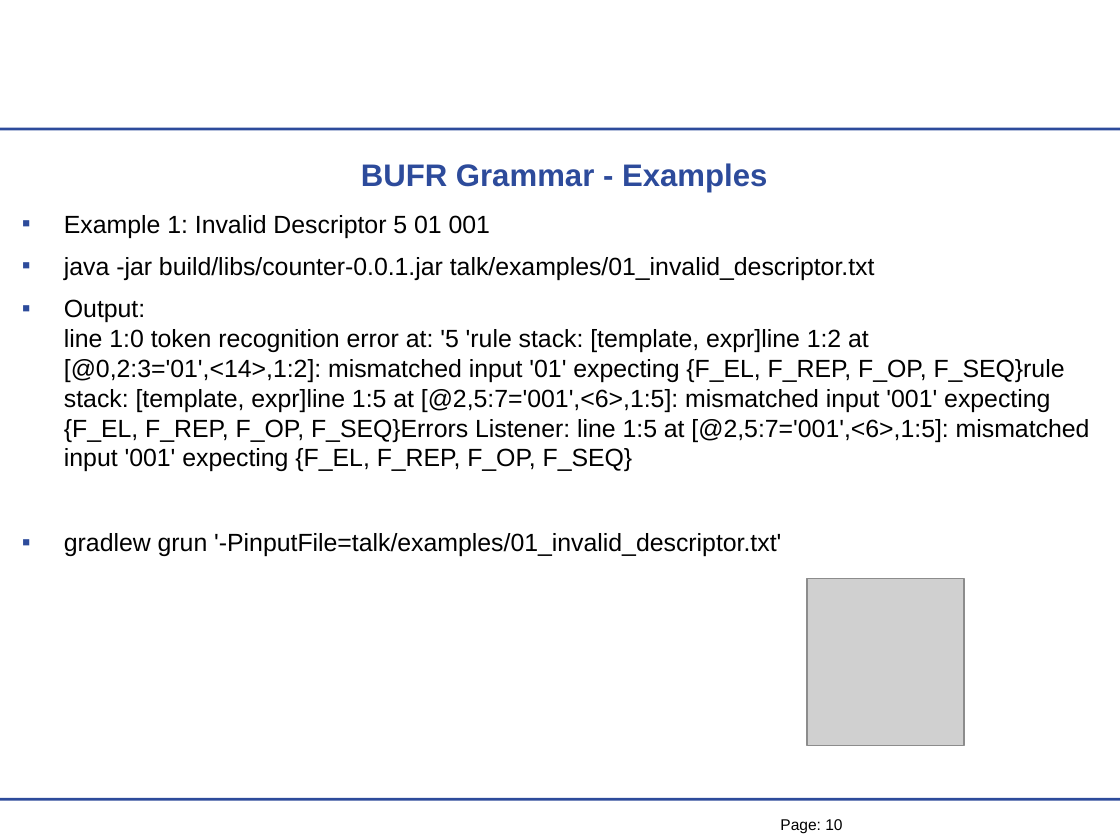
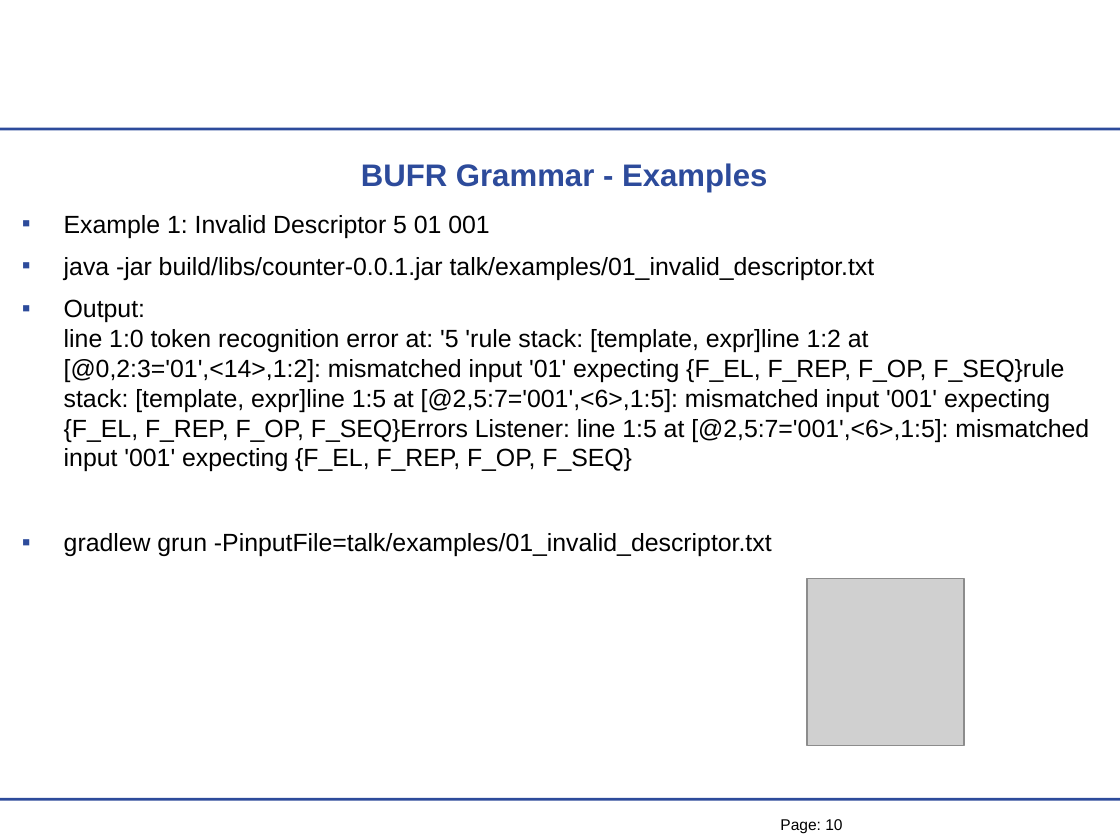
Before and after one commit to mheene/bufr-grammar, a slide deck: slide 10 of talk/BUFR-Grammar-Talk.ppt. Drawn at 1120x840 pixels with LibreOffice and Linux fonts; fonts in the diff are those of the drawing; grey boxes stand for pictures; background and template pictures are left out. Boxes give left, top, right and bottom in pixels: in the first picture for what was removed or moved away, otherwise in the second. Text is boxed around its words. In the diff, an @@ line names an element or a change of style, - is before the commit and + after.

Commit message:
Slides updated and avm example added

```diff
--- a/talk/BUFR-Grammar-Talk.ppt
+++ b/talk/BUFR-Grammar-Talk.ppt
@@ text at bbox=[64, 215, 1089, 471]: indent changed @@
@@ text at bbox=[64, 533, 772, 556]: text changed @@
-▪ gradlew grun '-PinputFile=talk/examples/01_invalid_descriptor.txt'
+▪ gradlew grun -PinputFile=talk/examples/01_invalid_descriptor.txt
```
Also in this commit, not shown: 12 other slides changed, 1 slide added, 4 other files.
